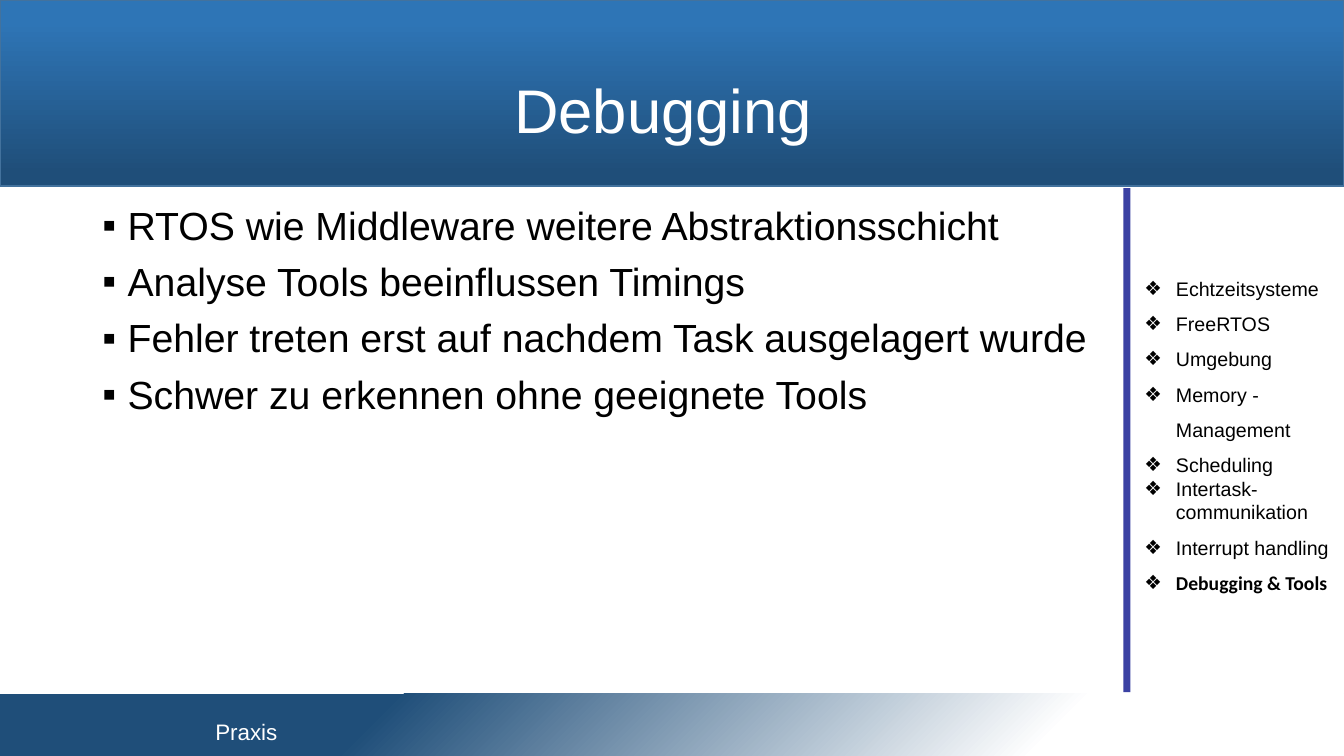
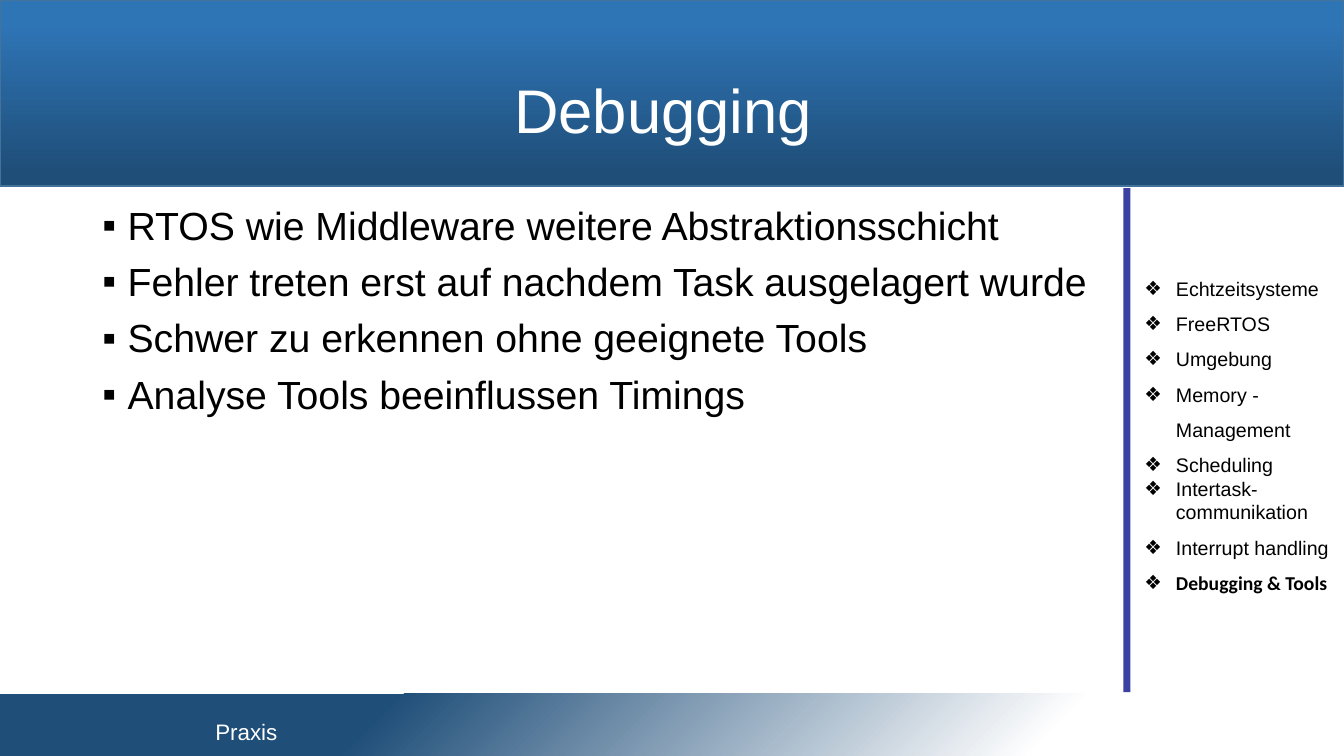
Before and after one commit to snobz/Seminar_BS_2017, a slide deck: slide 18 of Päsi/Seminar Betriebssysteme.pptx. Drawn at 1344x756 pixels with LibreOffice and Linux fonts; fonts in the diff are those of the drawing; background and template pictures are left out. Boxes give left, top, right and bottom in pixels: in the first picture for what was removed or moved away, otherwise in the second. Text is boxed around its words. In the diff, an @@ line names an element or a change of style, - is before the commit and + after.

```diff
--- a/Päsi/Seminar Betriebssysteme.pptx
+++ b/Päsi/Seminar Betriebssysteme.pptx
@@ text at (128,267,745,304): paragraph removed @@
-▪ Analyse Tools beeinflussen Timings
@@ text at (128,380,745,417): paragraph added @@
+▪ Analyse Tools beeinflussen Timings
```
Also in this commit, not shown: 1 slide added, 1 slide removed.
